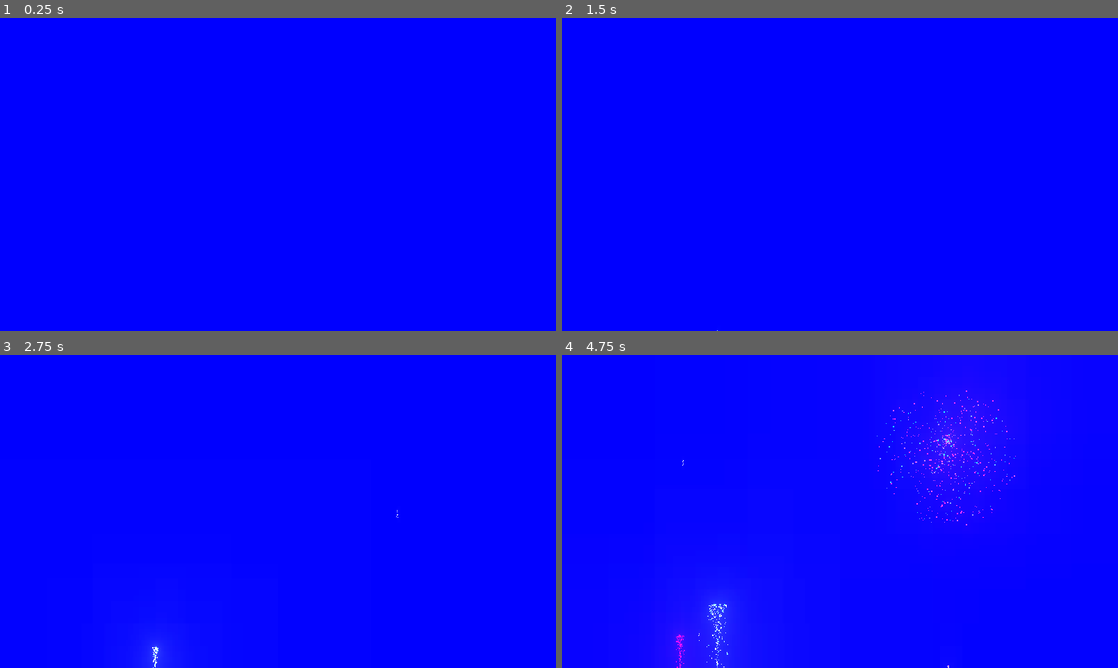
Above: before the commit, frames 1-4 (two rows, left to right).
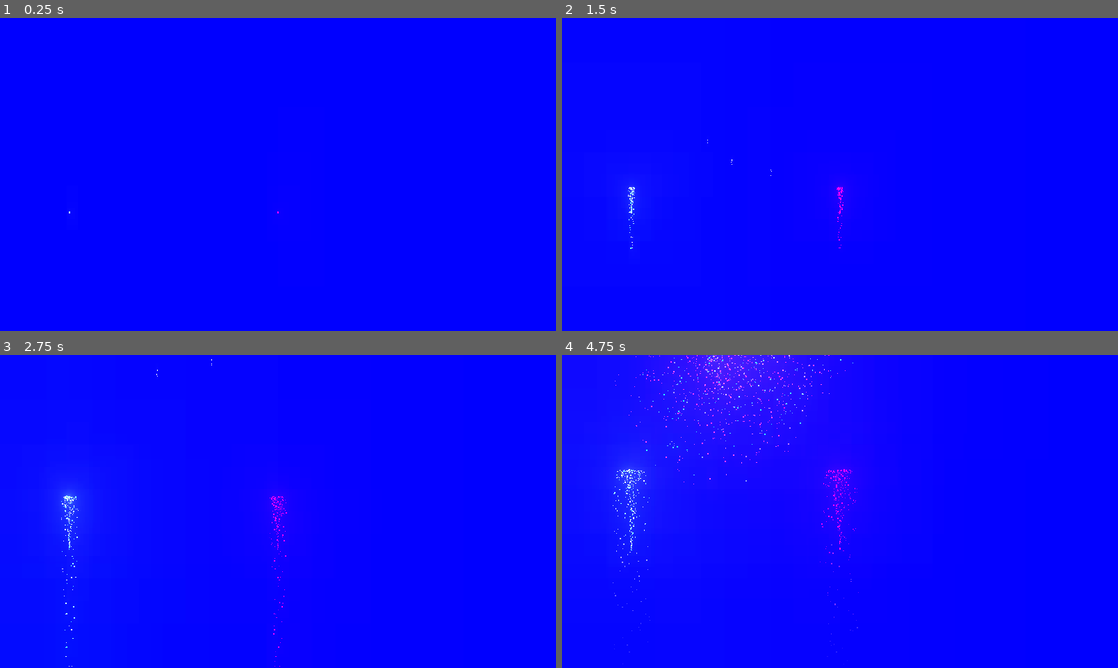
Above: after the commit, the same moments.

Repository: hinek/fireworks2020
Game: Godot game, scene res://PlayFireworks.tscn
The game is run twice, just before and just after one commit, with the same random seed, the same clock (stepped at 60 frames per second) and the same inputs.
Inputs:
- Up to frame 1 (0.25 s): no input
- Up to frame 2 (1.5 s): tap Enter at 0.5 s; tap Space at 1.25 s
- Up to frame 3 (2.75 s): tap Enter at 2 s
- Up to frame 4 (4.75 s): no input

The runs differ from the first frame. In frame 1, less than 0.1% of the frame differs, in the area x 12-51%, y 61-63%; in frame 2, 0.4%; in frame 3, 1.8%; in frame 4, 16%, in the area x 8-82%, y 0-100%.

Commit message:
Created orchestration by script (rocket 0.5, wait 1000, rocket 0.3, ...) and a switch between orchestration and (the old) random mode

Diff:
--- a/game/PlayFireworks.gd
+++ b/game/PlayFireworks.gd
@@ -1,11 +1,44 @@
 extends Node2D
 
 
+var random_mode = false
+var orchestration_string = """fountain 0.2
+fountain 0.8
+wait 1000
+rocket 0.4
+wait 100
+rocket 0.5
+wait 100
+rocket 0.6"""
+
+var orchestration_array = []
+var orchestration_index = 0
+var split_instruction = RegEx.new()
+
+
+onready var timer = $Timer
+onready var screen_width = get_viewport().size.x
+onready var screen_height = get_viewport().size.y
+
+
 func _ready():
-	pass
+	if random_mode:
+		continue_random()
+	else:
+		split_instruction.compile("(\\w+)( ([^\\s]+))+")
+		orchestration_array = orchestration_string.split("\n")
+		continue_orchestration()
 
 
 func _on_Timer_timeout():
+	if random_mode:
+		continue_random()
+	else:
+		continue_orchestration()
+	return
+
+
+func continue_random():
 	var newRocket = load("res://fireworks/Rocket.tscn").instance()
 	newRocket.position = Vector2(rand_range(180, 1100), 720)
 	newRocket.rotation_degrees = rand_range(-5, 5)
@@ -15,4 +48,40 @@
 	var newFountain = load("res://fireworks/Fountain.tscn").instance()
 	newFountain.position = Vector2(rand_range(180, 1100), 720)
 	add_child(newFountain)
-	pass
+
+	timer.wait_time = rand_range(1, 2)
+	timer.start()
+
+
+func continue_orchestration():
+	if orchestration_index >= 0:
+		var instruction = orchestration_array[orchestration_index]
+		orchestration_index += 1
+		if orchestration_index >= orchestration_array.size():
+			orchestration_index = -1
+		execute_instruction(instruction)
+
+
+func execute_instruction(instruction):
+	var result = split_instruction.search(instruction)
+	var command = result.strings[1].to_lower()
+
+	if command == "fountain":
+		var x = float(result.strings[2])
+		var newFountain = load("res://fireworks/Fountain.tscn").instance()
+		newFountain.position = Vector2(screen_width * x, screen_height)
+		add_child(newFountain)
+	elif command == "rocket":
+		var x = float(result.strings[2])
+		var newRocket = load("res://fireworks/Rocket.tscn").instance()
+		newRocket.position = Vector2(screen_width * x, screen_height)
+		newRocket.rotation_degrees = rand_range(-5, 5)
+		newRocket.linear_velocity = Vector2(0, rand_range(-350, -400))
+		add_child(newRocket)
+
+	if command == "wait":
+		var time_ms = float(result.strings[2])
+		timer.wait_time = time_ms / 1000
+		timer.start()
+	else:
+		continue_orchestration()
--- a/game/PlayFireworks.tscn
+++ b/game/PlayFireworks.tscn
@@ -20,8 +20,7 @@
 script = ExtResource( 2 )
 
 [node name="Timer" type="Timer" parent="."]
-wait_time = 1.5
-autostart = true
+one_shot = true
 
 [node name="WorldEnvironment" type="WorldEnvironment" parent="."]
 environment = SubResource( 1 )
--- a/game/fireworks/Fountain.gd
+++ b/game/fireworks/Fountain.gd
@@ -15,14 +15,14 @@
 	particles.hue_variation = 0.3
 	particles.hue_variation_random = 0.5
 	particles.initial_velocity = target_velocity / 10
-	audio.volume_db = -10
+	audio.volume_db = -20
 	audio.play()
 	$Timer.start(lifetime)
 
 
 func _process(delta):
 	particles.initial_velocity = lerp(particles.initial_velocity, target_velocity, delta)
-	audio.volume_db = particles.initial_velocity / 20 - 10
+	audio.volume_db = particles.initial_velocity / 10 - 20
 	if particles.initial_velocity < 10:
 		particles.emitting = false
 		audio.stop()
